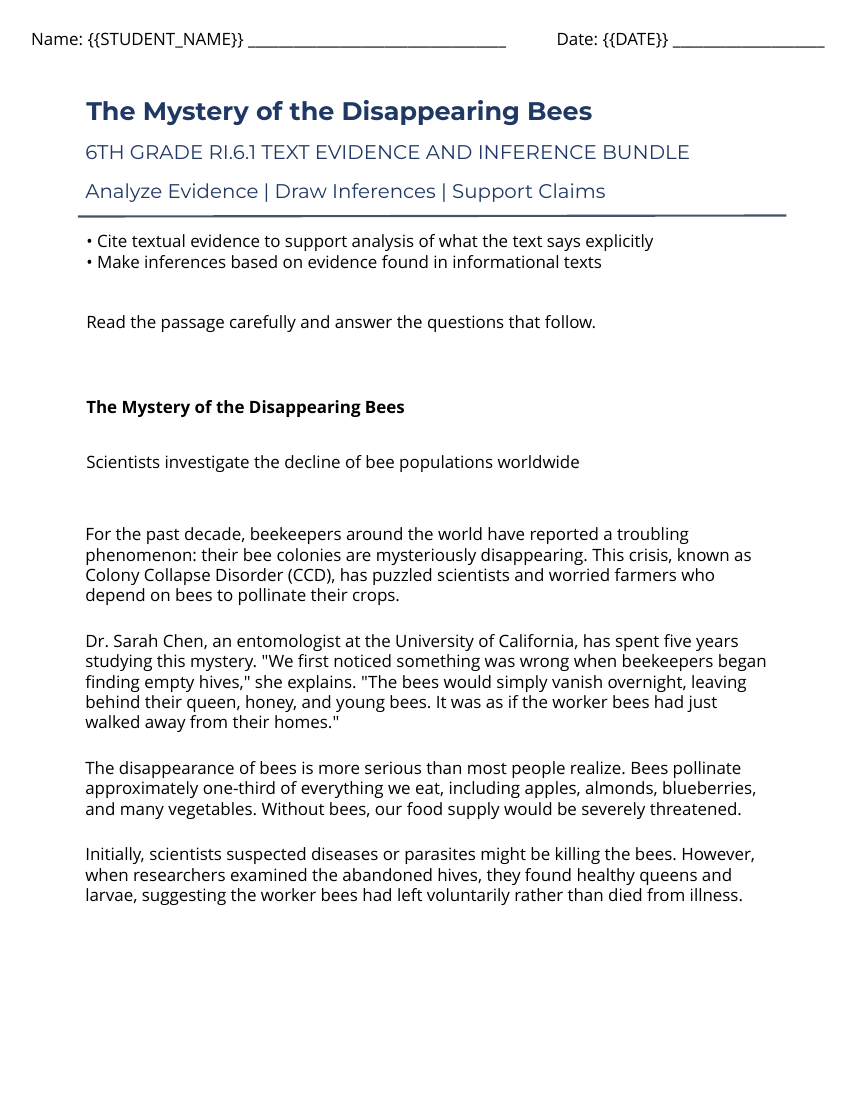
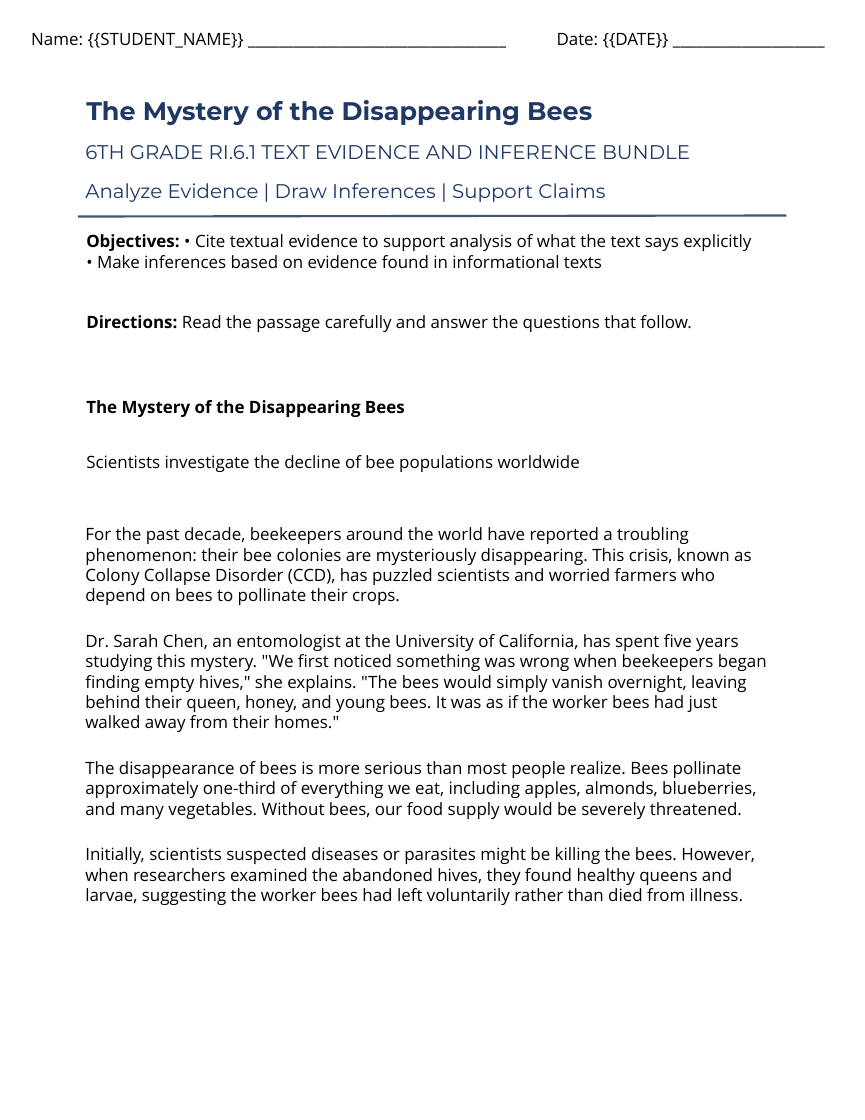
Before and after one commit to buttmazhar844-lang/rbb_engine_backend, a slide deck: slide 1 of rbb-drive/product_7/anchor_reading_passage.pptx. Drawn at 865x1120 pixels with LibreOffice and Linux fonts; fonts in the diff are those of the drawing; background and template pictures are left out. Boxes give left, top, right and bottom in pixels: in the first picture for what was removed or moved away, otherwise in the second. Text is boxed around its words. In the diff, an @@ line names an element or a change of style, - is before the commit and + after.

```diff
--- a/rbb-drive/product_7/anchor_reading_passage.pptx
+++ b/rbb-drive/product_7/anchor_reading_passage.pptx
@@ text at (86, 234, 751, 251): text changed @@
-• Cite textual evidence to support analysis of what the text says explicitly
+Objectives: • Cite textual evidence to support analysis of what the text says explicitly
@@ text at (86, 315, 691, 332): text changed @@
-Read the passage carefully and answer the questions that follow.
+Directions: Read the passage carefully and answer the questions that follow.
```
Also in this commit, not shown: 6 other files.
